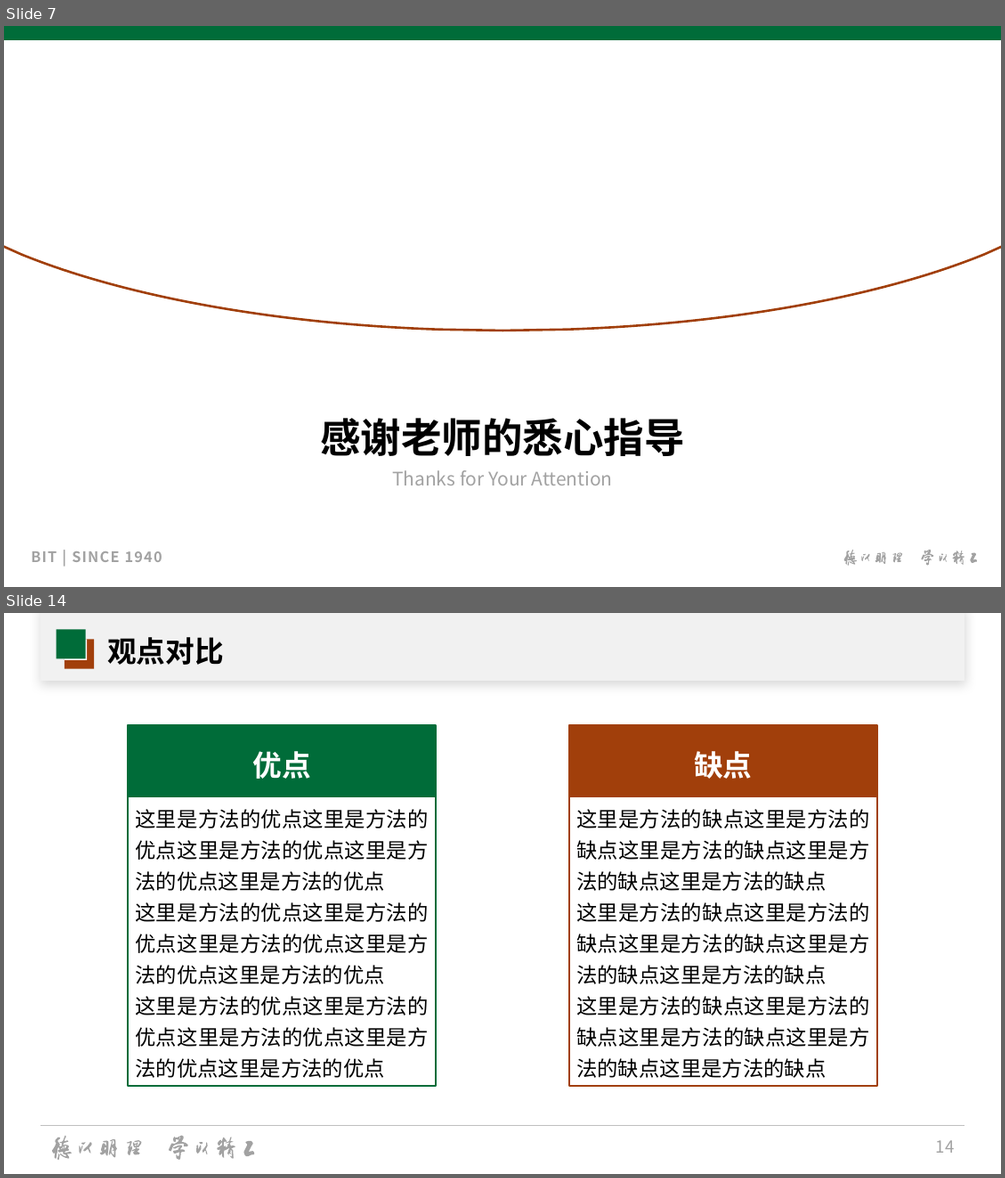
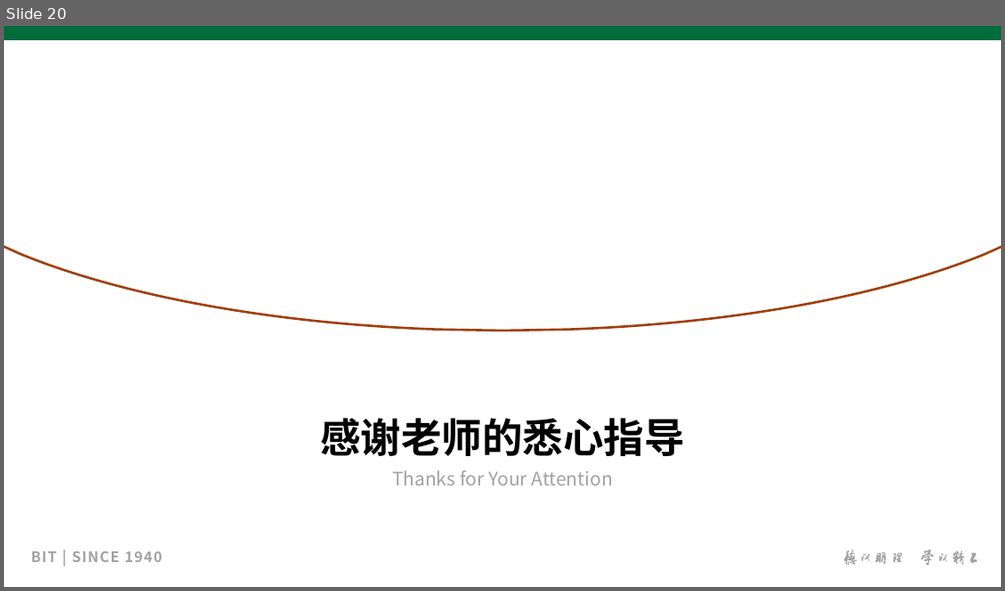
Before and after one commit to hhhjjjcc112/AsyncAlien, a slide deck: docs/graduation/论文/论文答辩/论文答辩.pptx. Shown one above the other, each under a label of ours: slides 7 and 14 before the commit, slide 20 after it; the slides between them are not shown. The pictures are 1005x1178 and 1005x591 pixels, drawn with LibreOffice and Linux fonts; fonts in the diff are those of the drawing; background and template pictures are left out. Boxes give left, top, right and bottom in pixels: in the first picture for what was removed or moved away, otherwise in the second. Text is boxed around its words. In the diff, an @@ line names an element or a change of style, - is before the commit and + after.

```diff
--- a/docs/graduation/论文/论文答辩/论文答辩.pptx
+++ b/docs/graduation/论文/论文答辩/论文答辩.pptx
@@ slide 14 removed at box(4, 613, 1001, 1174), background #FFFFFF @@
@@ rectangle removed at box(40, 613, 964, 681) @@
@@ rectangle removed at box(40, 613, 964, 681) @@
@@ rectangle removed at box(57, 629, 86, 658) @@
@@ rectangle removed at box(65, 639, 94, 668) @@
@@ rectangle removed at box(65, 639, 87, 660) @@
@@ title removed at box(107, 637, 224, 665) @@
-观点对比
@@ rectangle removed at box(128, 725, 437, 796) @@
-优点
@@ rectangle removed at box(569, 725, 877, 796) @@
-缺点
@@ rectangle removed at box(128, 796, 437, 1086) @@
-这里是方法的优点这里是方法的优点这里是方法的优点这里是方法的优点这里是方法的优点
-这里是方法的优点这里是方法的优点这里是方法的优点这里是方法的优点这里是方法的优点
-这里是方法的优点这里是方法的优点这里是方法的优点这里是方法的优点这里是方法的优点
@@ rectangle removed at box(569, 796, 877, 1086) @@
-这里是方法的缺点这里是方法的缺点这里是方法的缺点这里是方法的缺点这里是方法的缺点
-这里是方法的缺点这里是方法的缺点这里是方法的缺点这里是方法的缺点这里是方法的缺点
-这里是方法的缺点这里是方法的缺点这里是方法的缺点这里是方法的缺点这里是方法的缺点
@@ line removed from (40, 1126) to (965, 1126) @@
@@ group removed at box(52, 1135, 255, 1159): 16 freeform shapes @@
@@ page number removed at box(936, 1140, 955, 1152) @@
-14
@@ what was slide 7 is now slide 20 @@
```
Also in this commit, not shown: 6 slides changed, 13 slides added, 57 other slides removed, 4 other files.
